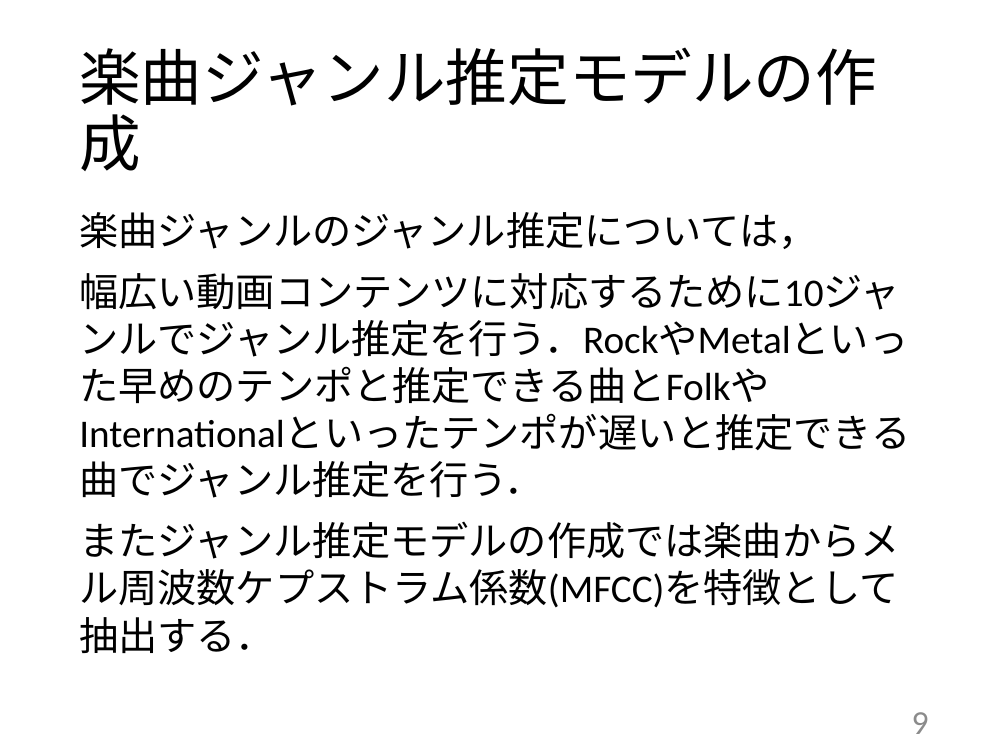
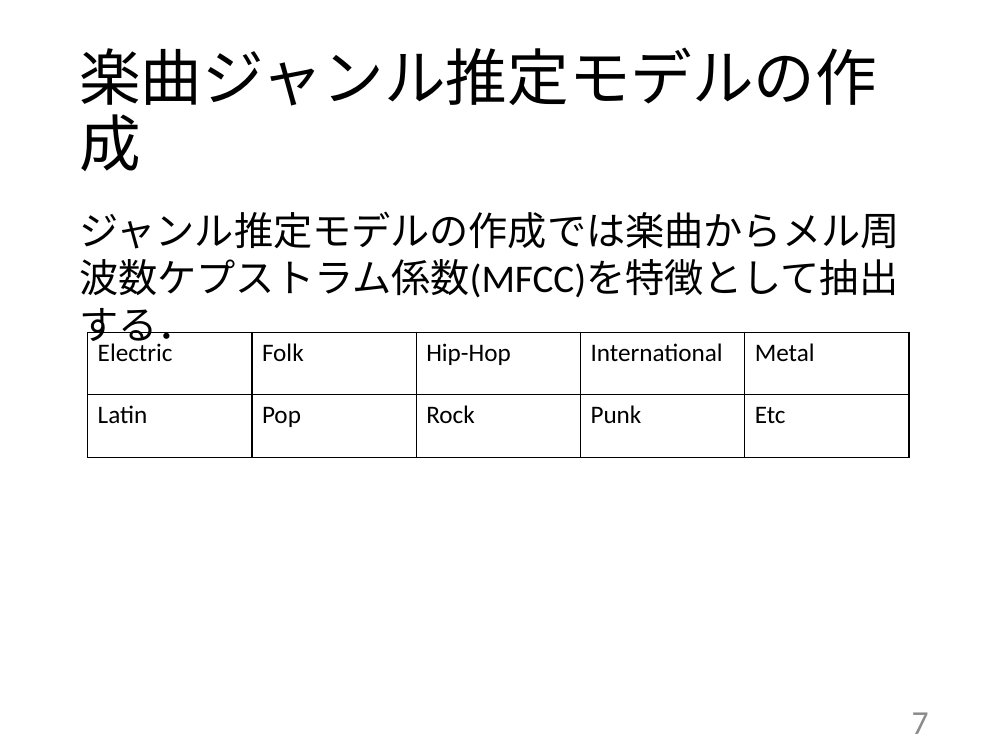
Before and after one commit to kait-takanolab/1821144-yoshii-thesis, a slide deck: slide 7 of 発表用スライド/1821144_卒研発表.pptx (slide 9 before the commit). Drawn at 1008x756 pixels with LibreOffice and Linux fonts; fonts in the diff are those of the drawing. Boxes give left, top, right and bottom in pixels: in the first picture for what was removed or moved away, otherwise in the second. Text is boxed around its words. In the diff, an @@ line names an element or a change of style, - is before the commit and + after.

```diff
--- a/発表用スライド/1821144_卒研発表.pptx
+++ b/発表用スライド/1821144_卒研発表.pptx
@@ text at [79, 211, 899, 350]: text changed @@
-楽曲ジャンルのジャンル推定については，
-幅広い動画コンテンツに対応するために10ジャンルでジャンル推定を行う．RockやMetalといった早めのテンポと推定できる曲とFolkやInternationalといったテンポが遅いと推定できる曲でジャンル推定を行う．
-またジャンル推定モデルの作成では楽曲からメル周波数ケプストラム係数(MFCC)を特徴として抽出する．
+ジャンル推定モデルの作成では楽曲からメル周波数ケプストラム係数(MFCC)を特徴として抽出する．
@@ table added at [88, 333, 909, 458], 2 rows, 5 columns @@
+Electric | Folk | Hip-Hop | International | Metal
+Latin | Pop | Rock | Punk | Etc
@@ page number at [912, 712, 929, 734]: text changed @@
-9
+7
```
Also in this commit, not shown: 11 other slides changed, 1 slide added, 2 slides removed, 4 other files.
